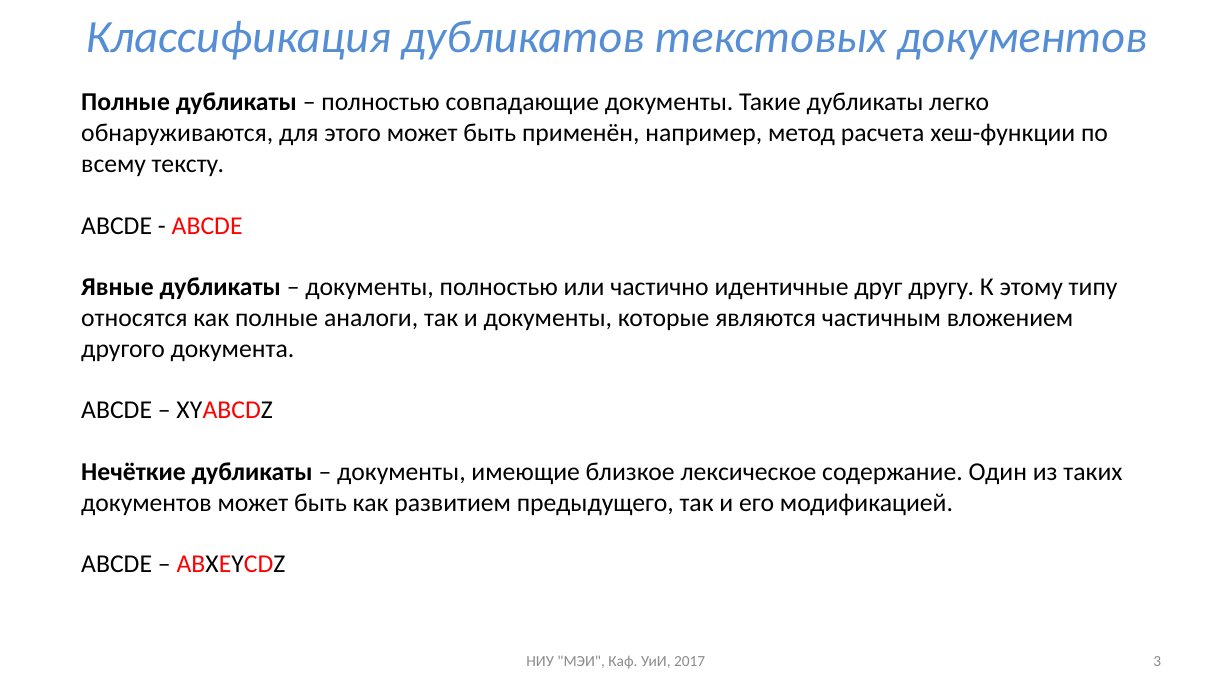
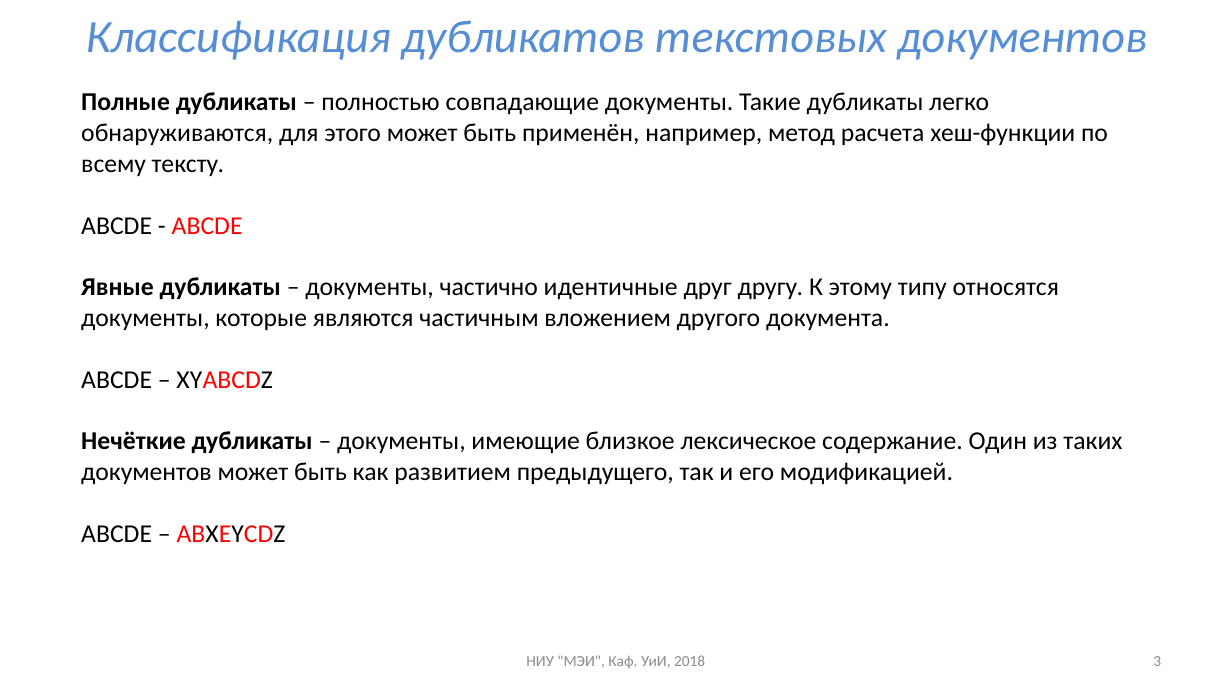
Before and after one commit to uii-mpei/uii-mpei.github.io, a slide deck: slide 3 of study/courses/iis/IIS_lec_7.pptx. Drawn at 1232x693 pixels with LibreOffice and Linux fonts; fonts in the diff are those of the drawing. Boxes give left, top, right and bottom in pixels: in the first picture for what was removed or moved away, otherwise in the second. Text is boxed around its words. In the diff, an @@ line names an element or a change of style, - is before the commit and + after.

```diff
--- a/study/courses/iis/IIS_lec_7.pptx
+++ b/study/courses/iis/IIS_lec_7.pptx
@@ text at (x1=81, y1=277, x2=1059, y2=331): text changed @@
-Явные дубликаты – документы, полностью или частично идентичные друг другу. К этому типу относятся как полные аналоги, так и документы, которые являются частичным вложением другого документа.
+Явные дубликаты – документы, частично идентичные друг другу. К этому типу относятся документы, которые являются частичным вложением другого документа.
@@ text at (x1=526, y1=655, x2=705, y2=669): text changed @@
-НИУ "МЭИ", Каф. УиИ, 2017
+НИУ "МЭИ", Каф. УиИ, 2018
```
Also in this commit, not shown: 19 other slides changed, 4 other files.
